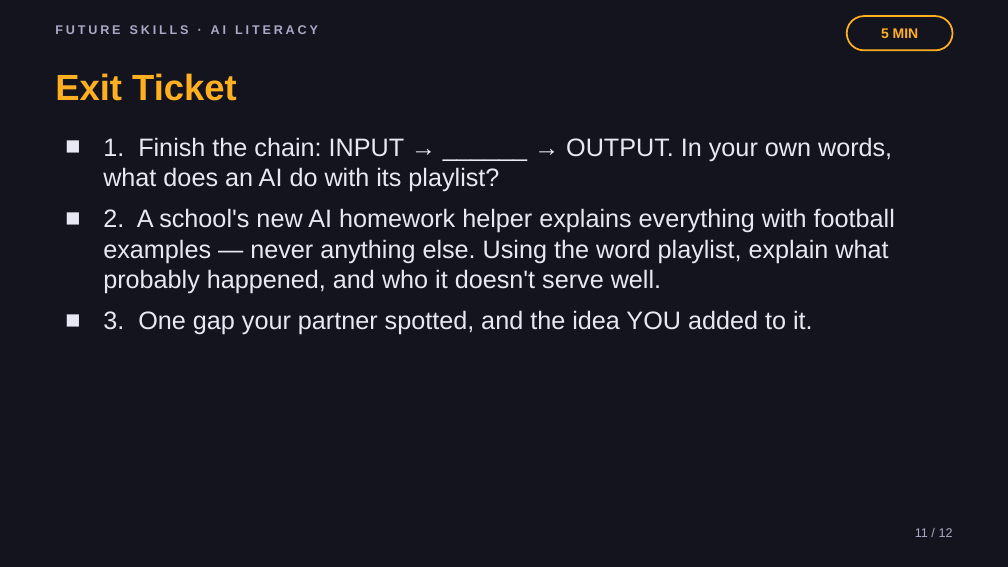
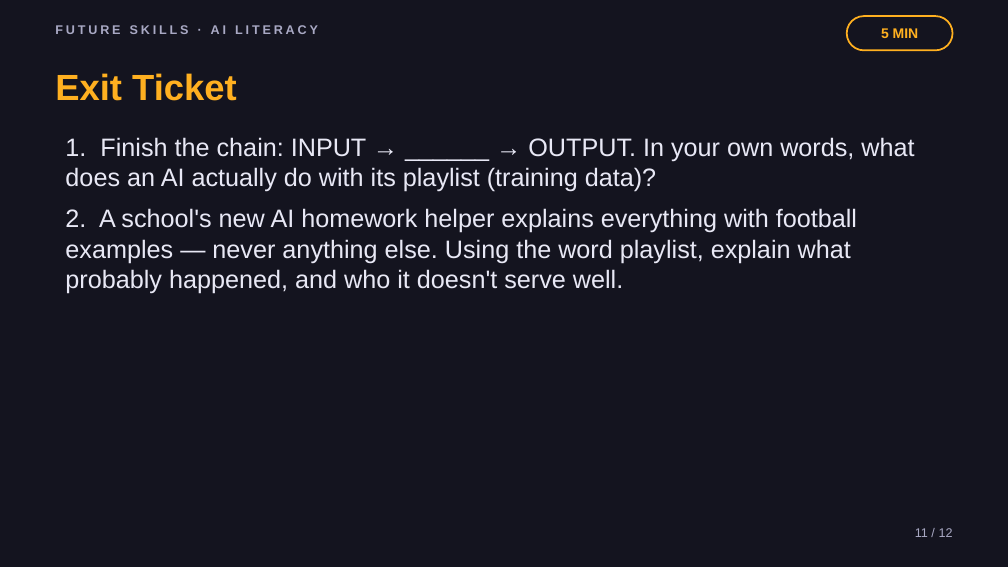
Before and after one commit to phiunit/tptphi, a slide deck: slide 11 of products/ai-training-data-crate/dist/What's in the Playlist - Slides.pptx. Drawn at 1008x567 pixels with LibreOffice and Linux fonts; fonts in the diff are those of the drawing. Boxes give left, top, right and bottom in pixels: in the first picture for what was removed or moved away, otherwise in the second. Text is boxed around its words. In the diff, an @@ line names an element or a change of style, - is before the commit and + after.

```diff
--- a/products/ai-training-data-crate/dist/What's in the Playlist - Slides.pptx
+++ b/products/ai-training-data-crate/dist/What's in the Playlist - Slides.pptx
@@ text at [65,137,914,192]: text changed @@
-■ 1. Finish the chain: INPUT → ______ → OUTPUT. In your own words, what does an AI do with its playlist?
+1. Finish the chain: INPUT → ______ → OUTPUT. In your own words, what does an AI actually do with its playlist (training data)?
@@ text at [65,208,857,294]: bullet ■ to none @@
@@ text at [103,310,813,335]: paragraph removed @@
-■ 3. One gap your partner spotted, and the idea YOU added to it.
```
Also in this commit, not shown: 8 other slides changed, 33 other files.
